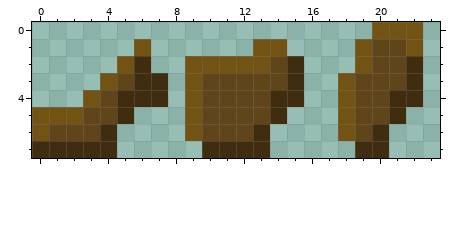
Two states of a pixel-art sprite, sprites/obstacle/tree_particle.png. The first picture shows the starting point.
The file is 24x8 pixels.
Once edited:
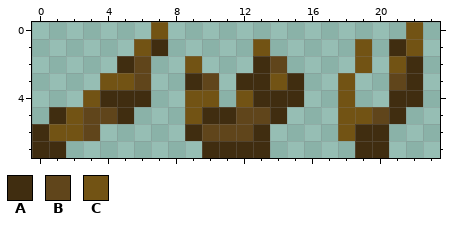
Palette (. is transparent): A #402d10  B #60451b  C #725314
Changes in this commit:
{"y":0,"x":7,"old":".","new":"C"}
{"y":0,"x":20,"old":"CC","new":".."}
{"y":1,"x":7,"old":".","new":"A"}
{"y":1,"x":14,"old":"C","new":"."}
{"y":1,"x":20,"old":"BB","new":".A"}
{"y":2,"x":5,"old":"CA","new":"AB"}
{"y":2,"x":10,"old":"CCCC","new":"...A"}
{"y":2,"x":15,"old":"A","new":"."}
{"y":2,"x":20,"old":"BB","new":".C"}
{"y":3,"x":5,"old":"BAA","new":"CB."}
{"y":3,"x":9,"old":"C","new":"A"}
{"y":3,"x":11,"old":"BBBB","new":".AAC"}
{"y":3,"x":19,"old":"BB","new":".."}
{"y":4,"x":4,"old":"B","new":"A"}
{"y":4,"x":7,"old":"A","new":"."}
{"y":4,"x":10,"old":"BBBB","new":"C.CA"}
{"y":4,"x":19,"old":"BB","new":".."}
{"y":5,"x":0,"old":"CC","new":".A"}
{"y":5,"x":10,"old":"BB","new":"AA"}
{"y":5,"x":19,"old":"B","new":"C"}
{"y":6,"x":0,"old":"CBB","new":"ACC"}
{"y":6,"x":4,"old":"A","new":"."}
{"y":6,"x":9,"old":"C","new":"A"}
{"y":6,"x":19,"old":"B","new":"A"}
{"y":7,"x":2,"old":"AAA","new":"..."}
{"label":"changed","picture_box":[32,22,406,158]}
